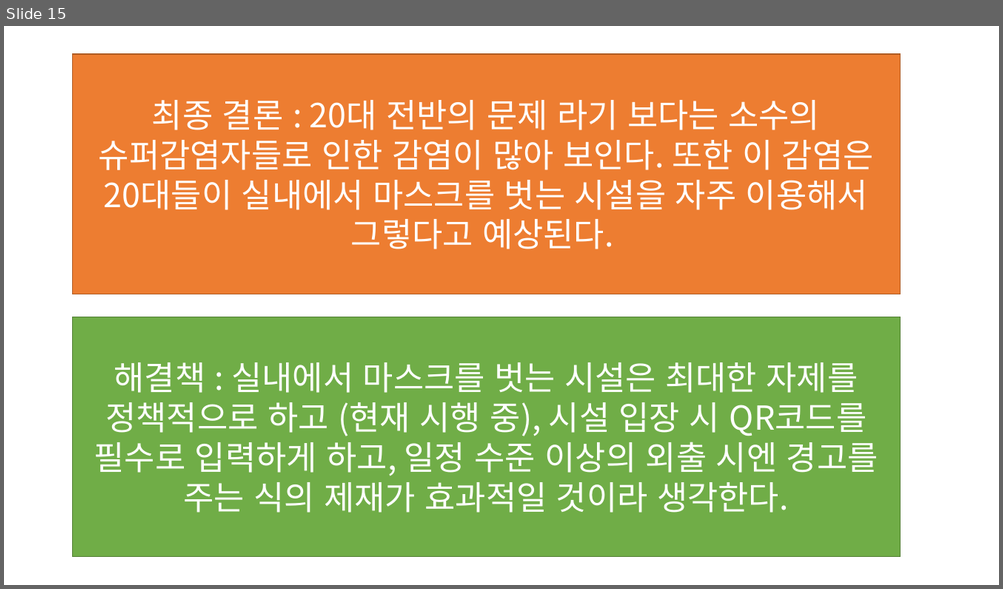
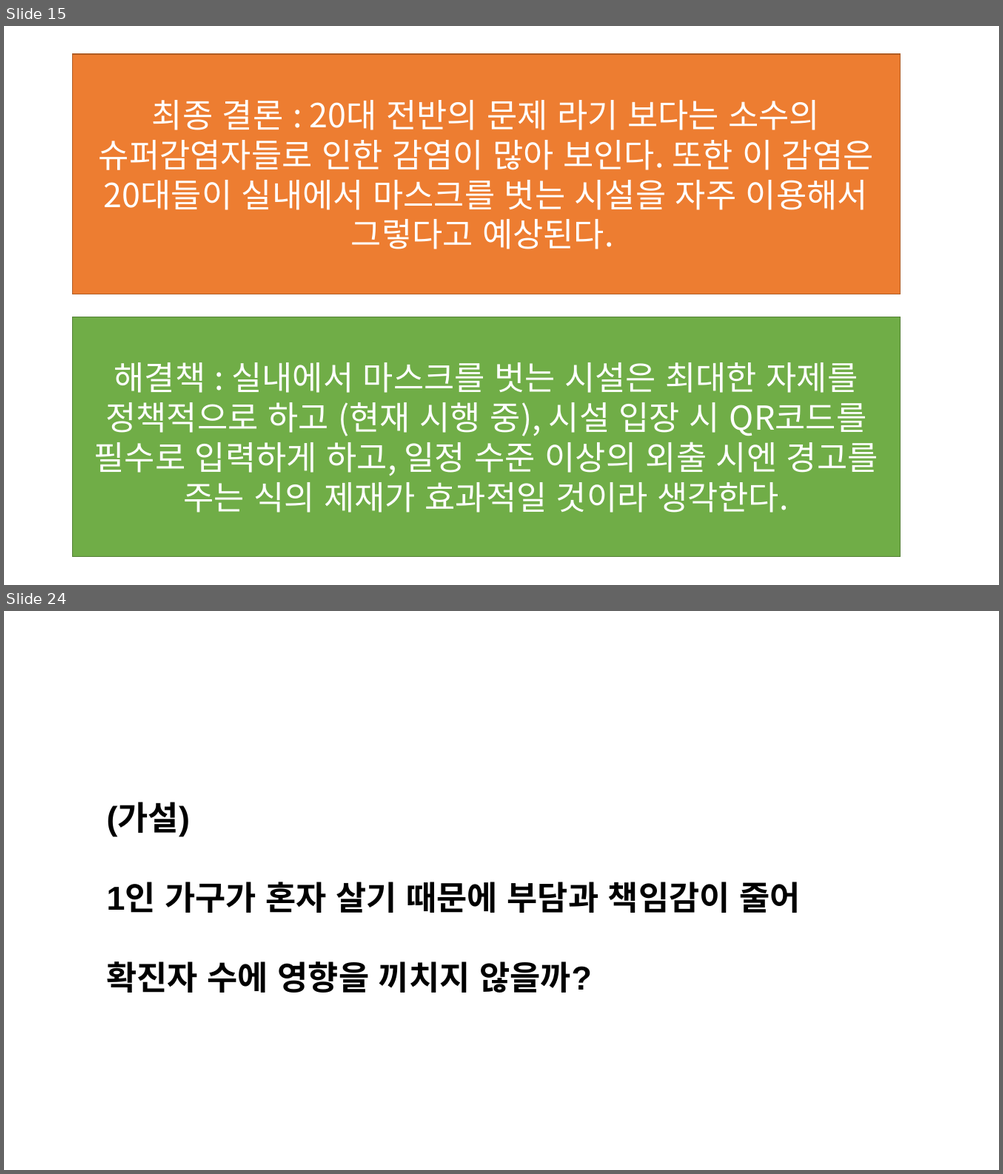
Before and after one commit to JooEHyeon/CORONA19_data_analysis, a slide deck: 최종합본.pptx. Shown one above the other, each under a label of ours: slide 15 before the commit, slides 15 and 24 after it; the slides between them are not shown. The pictures are 1003x589 and 1003x1174 pixels, drawn with LibreOffice and Linux fonts; fonts in the diff are those of the drawing. Boxes give left, top, right and bottom in pixels: in the first picture for what was removed or moved away, otherwise in the second. Text is boxed around its words. In the diff, an @@ line names an element or a change of style, - is before the commit and + after.

```diff
--- a/최종합본.pptx
+++ b/최종합본.pptx
@@ slide 24 added at bbox=[4, 611, 999, 1170], background #FFFFFF @@
@@ text added at bbox=[107, 804, 800, 993], 32 pt, text #000000, bold @@
+(가설)
+1인 가구가 혼자 살기 때문에 부담과 책임감이 줄어
+확진자 수에 영향을 끼치지 않을까?
```
Also in this commit, not shown: 17 other slides added.
